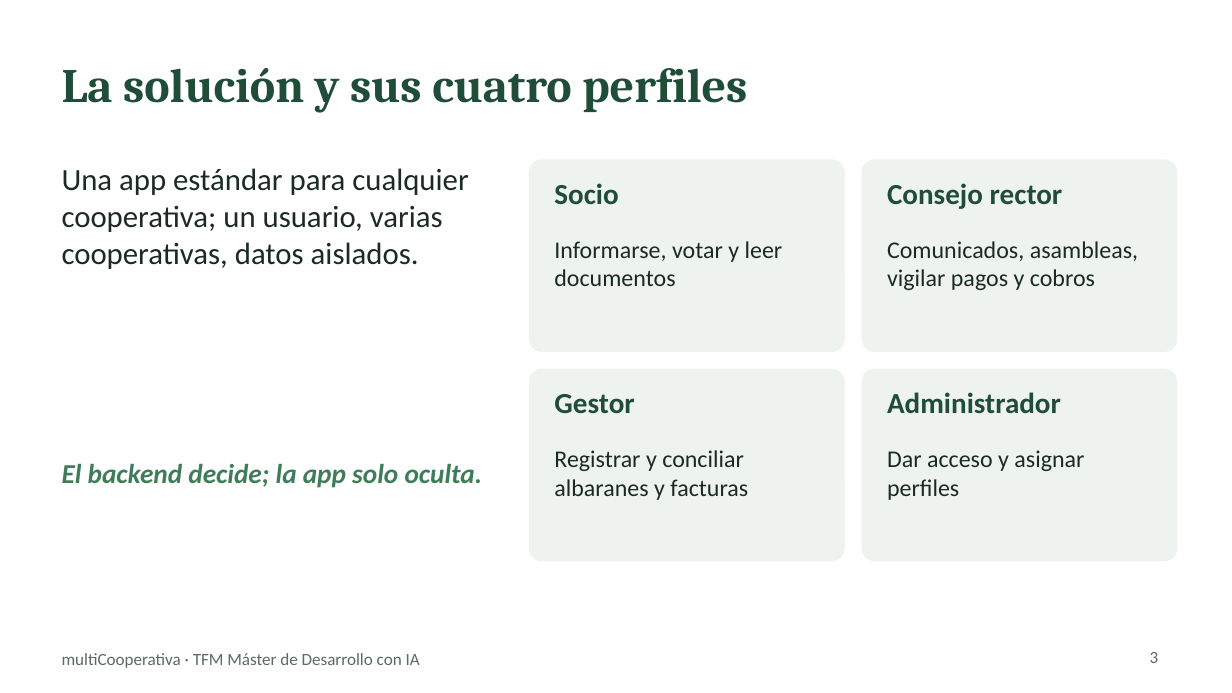
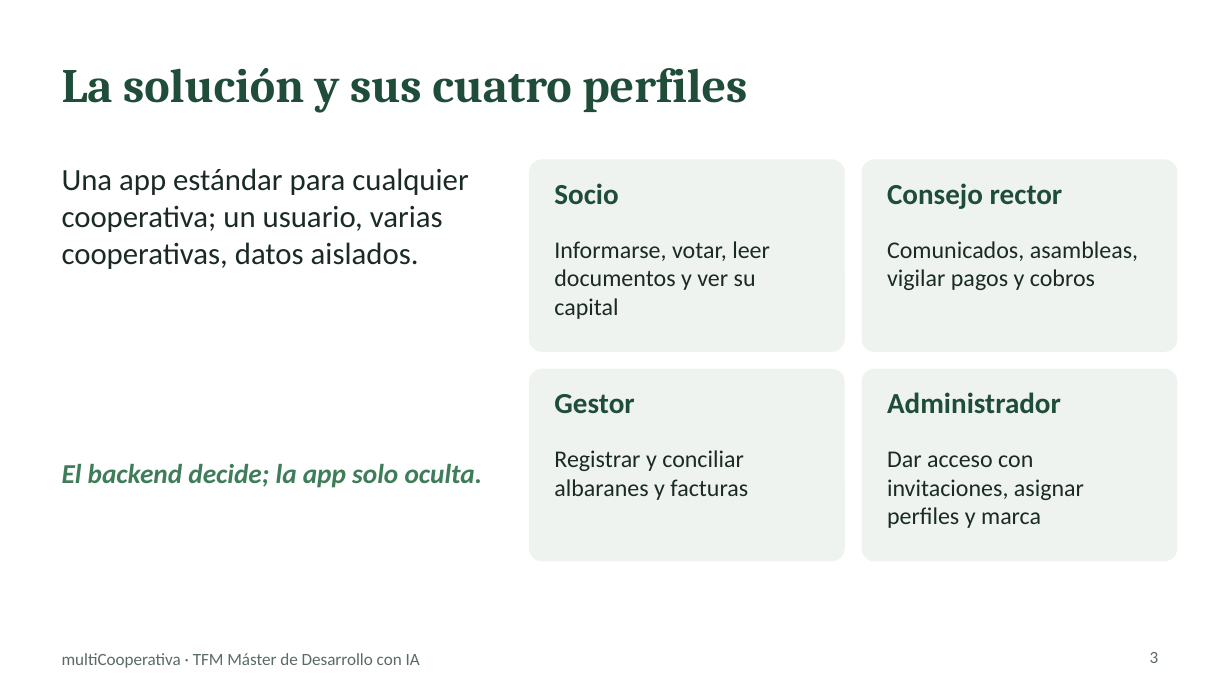
Before and after one commit to chaparro2001/multiCooperativa, a slide deck: slide 3 of docs/slides/multicooperativa-tfm.pptx. Drawn at 1232x693 pixels with LibreOffice and Linux fonts; fonts in the diff are those of the drawing. Boxes give left, top, right and bottom in pixels: in the first picture for what was removed or moved away, otherwise in the second. Text is boxed around its words. In the diff, an @@ line names an element or a change of style, - is before the commit and + after.

```diff
--- a/docs/slides/multicooperativa-tfm.pptx
+++ b/docs/slides/multicooperativa-tfm.pptx
@@ text at [554, 241, 770, 319]: text changed @@
-Informarse, votar y leer documentos
+Informarse, votar, leer documentos y ver su capital
@@ text at [887, 451, 1084, 528]: text changed @@
-Dar acceso y asignar perfiles
+Dar acceso con invitaciones, asignar perfiles y marca
```
Also in this commit, not shown: 11 other slides changed, 4 other files.
